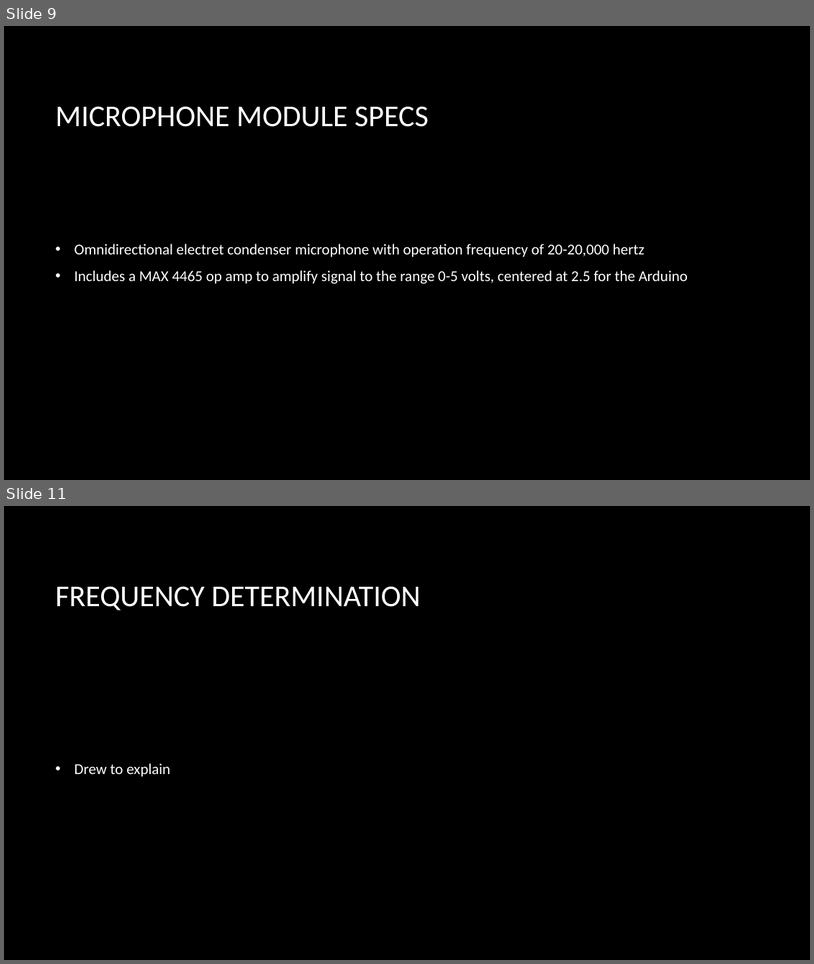
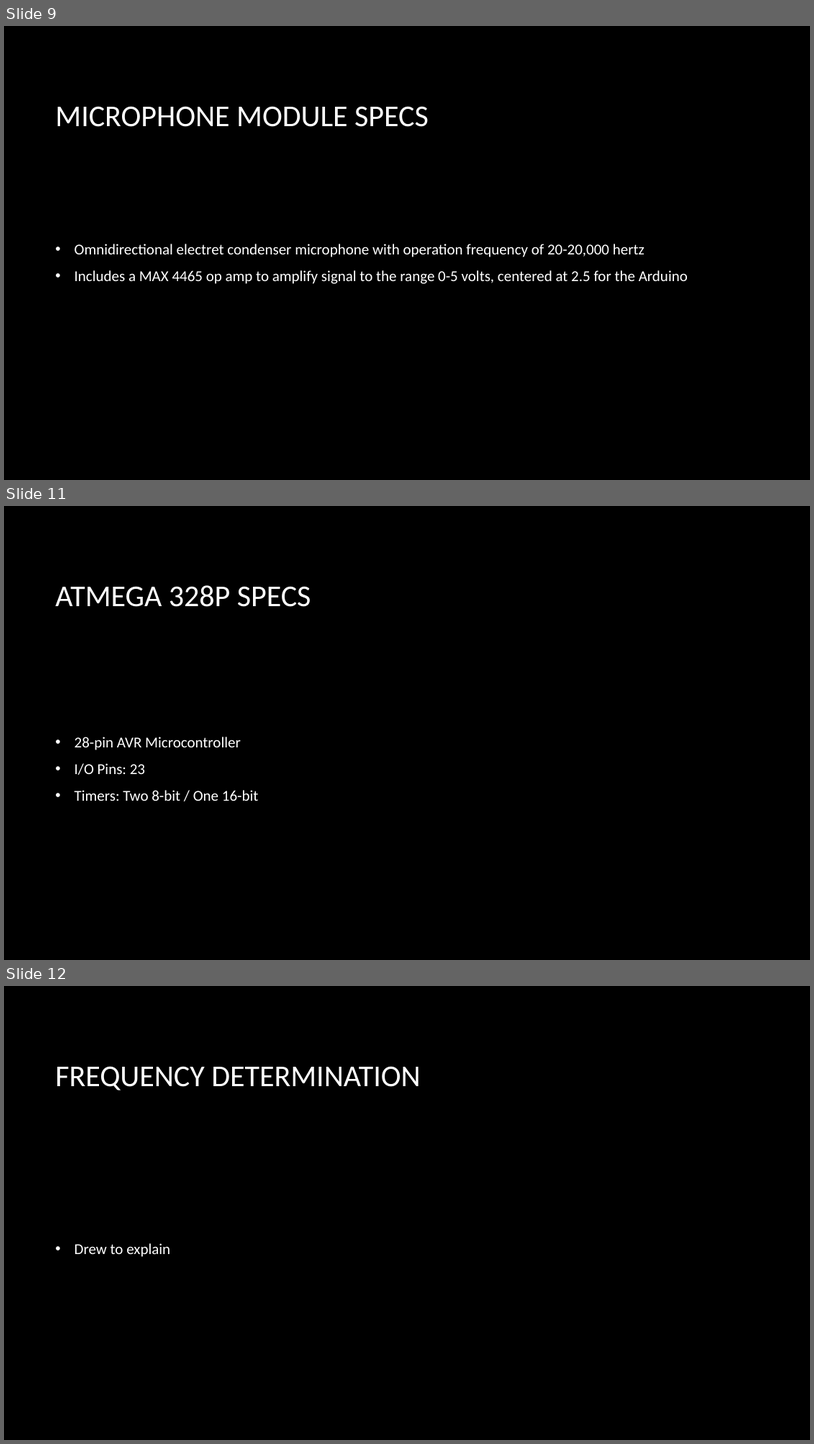
Before and after one commit to TheJonBovi/Pitch_Identifier, a slide deck: embedded C project .pptx. Shown one above the other, each under a label of ours: slides 9 and 11 before the commit, slides 9, 11 and 12 after it; the slides between them are not shown. The pictures are 814x964 and 814x1444 pixels, drawn with LibreOffice and Linux fonts; fonts in the diff are those of the drawing; background and template pictures are left out. Boxes give left, top, right and bottom in pixels: in the first picture for what was removed or moved away, otherwise in the second. Text is boxed around its words. In the diff, an @@ line names an element or a change of style, - is before the commit and + after.

```diff
--- a/embedded C project .pptx
+++ b/embedded C project .pptx
@@ slide 11 added at box(4, 506, 810, 960), background picture (left out) @@
@@ title added at box(55, 585, 311, 607), 36 pt, text #FFFFFF @@
+ATMEGA 328P SPECS
@@ text added at box(75, 736, 259, 800), 18 pt, text #FFFFFF @@
+• 28-pin AVR Microcontroller
+• I/O Pins: 23
+• Timers: Two 8-bit / One 16-bit
@@ what was slide 11 is now slide 12 @@
```
Also in this commit, not shown: 6 slides changed.
